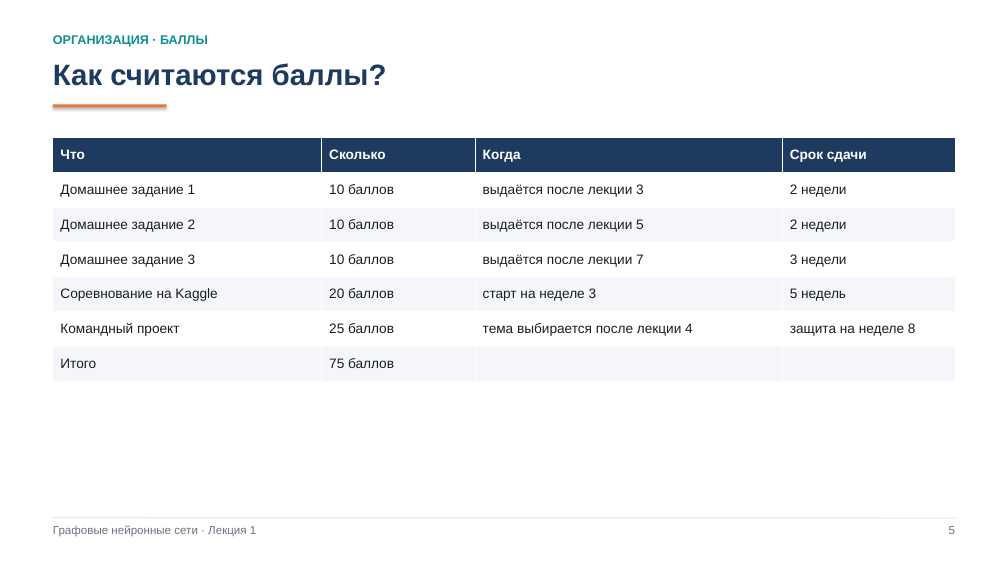
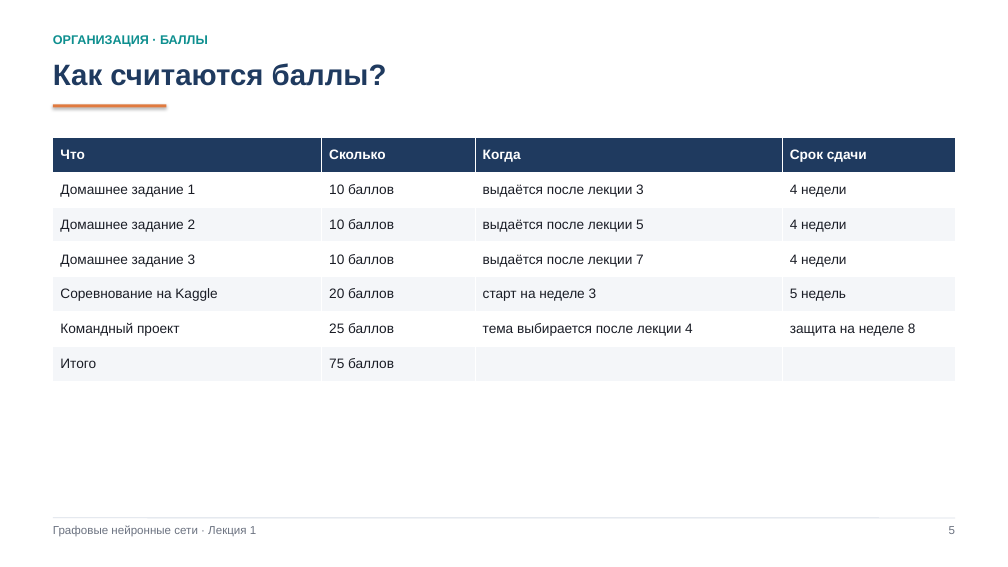
Before and after one commit to rustam-azimov/gnn-course-itmo, a slide deck: slide 6 of lectures/lecture01_intro.pptx. Drawn at 1008x567 pixels with LibreOffice and Linux fonts; fonts in the diff are those of the drawing. Boxes give left, top, right and bottom in pixels: in the first picture for what was removed or moved away, otherwise in the second. Text is boxed around its words. In the diff, an @@ line names an element or a change of style, - is before the commit and + after.

Commit message:
Срок сдачи всех ДЗ — 4 недели: README, задания и слайд в лекции 1

```diff
--- a/lectures/lecture01_intro.pptx
+++ b/lectures/lecture01_intro.pptx
@@ table at (53, 138, 955, 381) @@
-row 2, column 4: 2 недели
+row 2, column 4: 4 недели
-row 3, column 4: 2 недели
+row 3, column 4: 4 недели
-row 4, column 4: 3 недели
+row 4, column 4: 4 недели
```
Also in this commit, not shown: 3 other files.
